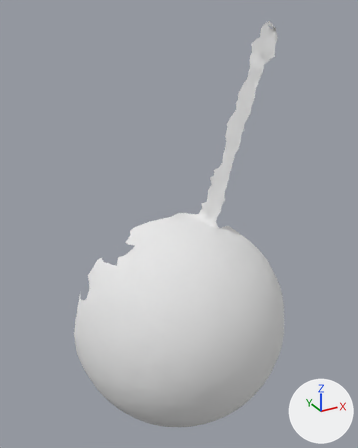
A saved change to the OBJ model res/pendulum_horizontal/Pendulum_horizontal.000138.obj.
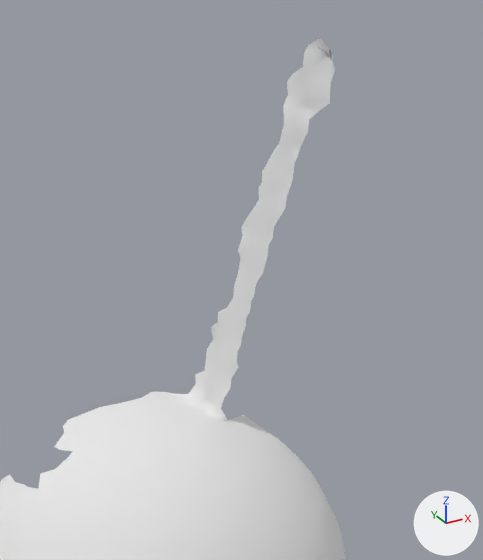
There are two pictures of each version: one whole from a camera (50 mm lens) standing at (-315.0, -203.0, 406.0) and looking at (-45.0, 288.0, 161.0), one close up on the part from 27% to 100% of the width and 0% to 68% of the height. Lighting does not change. The marker at lower right points along +X, +Y and +Z. Where no turn or scale is listed for an object, it has been applied to the vertices.

Objects in the first close-up: 'Pendulum_horizontal.000138'.
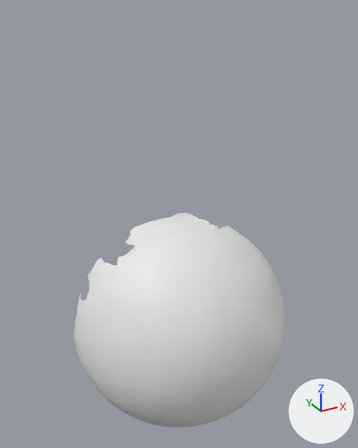
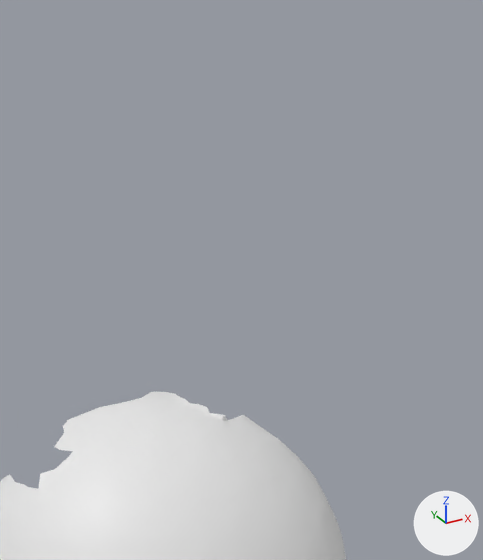
Changed parts and their boxes [x1, y1, x2, y2] in the close-ups (483 x 560 px):
'Pendulum_horizontal.000138', reshaped
    before: [0, 38, 346, 560]
    after: [0, 392, 346, 560]
part 1 of me_pendulum_horizontal_000138, deleted
    before: [176, 38, 335, 415]

The edits, one by one:
me_pendulum_horizontal_000138 is used by ob_pendulum_horizontal_000138; location (0.0, 0.0, 0.0).
me_pendulum_horizontal_000138 had 5280 vertices, 10403 faces and spanned x -177.0..110.0, y 172.0..354.0, z -142.0..392.0.
me_pendulum_horizontal_000138 no longer uses material mat_pendulum_horizontal_000138 (white #e7e7e7).
me_pendulum_horizontal_000138 now has 4951 vertices, 9812 faces and spans x -177.0..110.0, y 172.0..354.0, z -142.0..152.0.
me_pendulum_horizontal_000138 part 1: 329 vertices removed from x 0.0..59.0, y 250.0..318.0, z 151.0..392.0.
